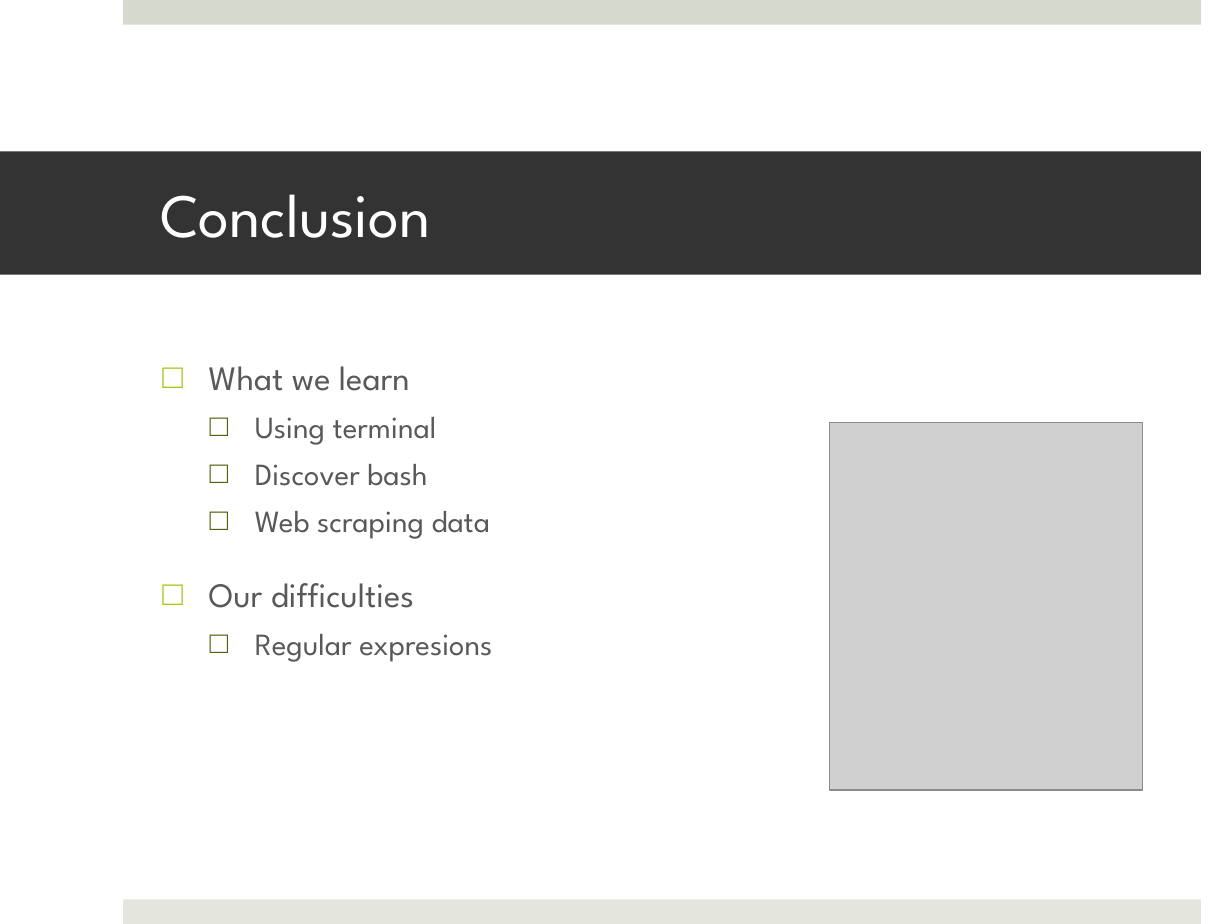
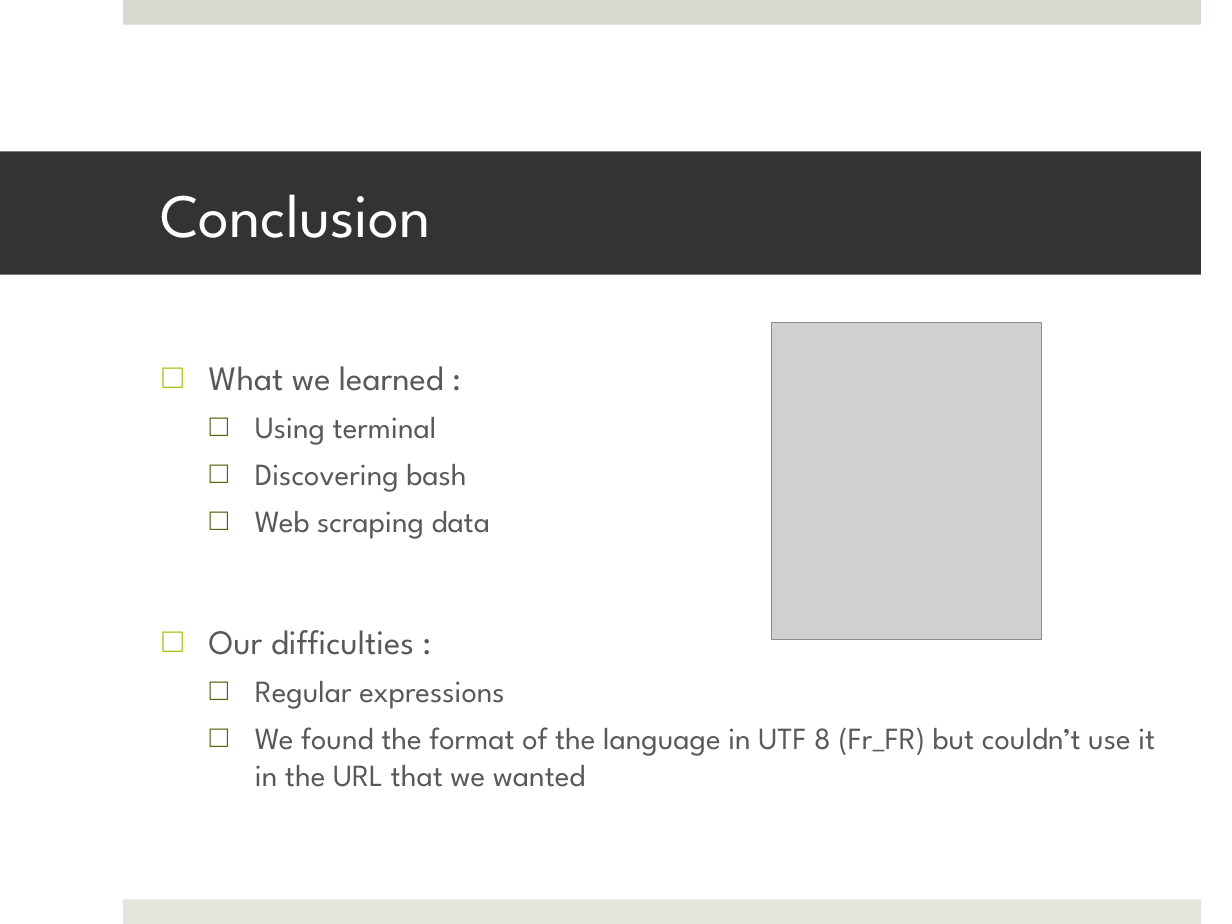
Before and after one commit to kiago/isepse2014, a slide deck: slide 14 of jessica.besagni/Presentations projet/Subtitles 12062014.pptx. Drawn at 1232x924 pixels with LibreOffice and Linux fonts; fonts in the diff are those of the drawing; grey boxes stand for pictures. Boxes give left, top, right and bottom in pixels: in the first picture for what was removed or moved away, otherwise in the second. Text is boxed around its words. In the diff, an @@ line names an element or a change of style, - is before the commit and + after.

Commit message:
update presentation

```diff
--- a/jessica.besagni/Presentations projet/Subtitles 12062014.pptx
+++ b/jessica.besagni/Presentations projet/Subtitles 12062014.pptx
@@ picture: place and size @@
-picture at (829,423,1142,791)
+picture at (771,323,1041,639)
@@ text at (209,366,444,391): text changed @@
-□ What we learn
+□ What we learned :
@@ text at (255,464,466,492): text changed @@
-  □ Discover bash
+  □ Discovering bash
@@ text at (209,630,1155,787): text changed @@
-□ Our difficulties
-  □ Regular expresions
+□ Our difficulties :
+  □ Regular expressions
+  □ We found the format of the language in UTF 8 (Fr_FR) but couldn’t use it in the URL that we wanted
```
Also in this commit, not shown: 1 other slide changed.
